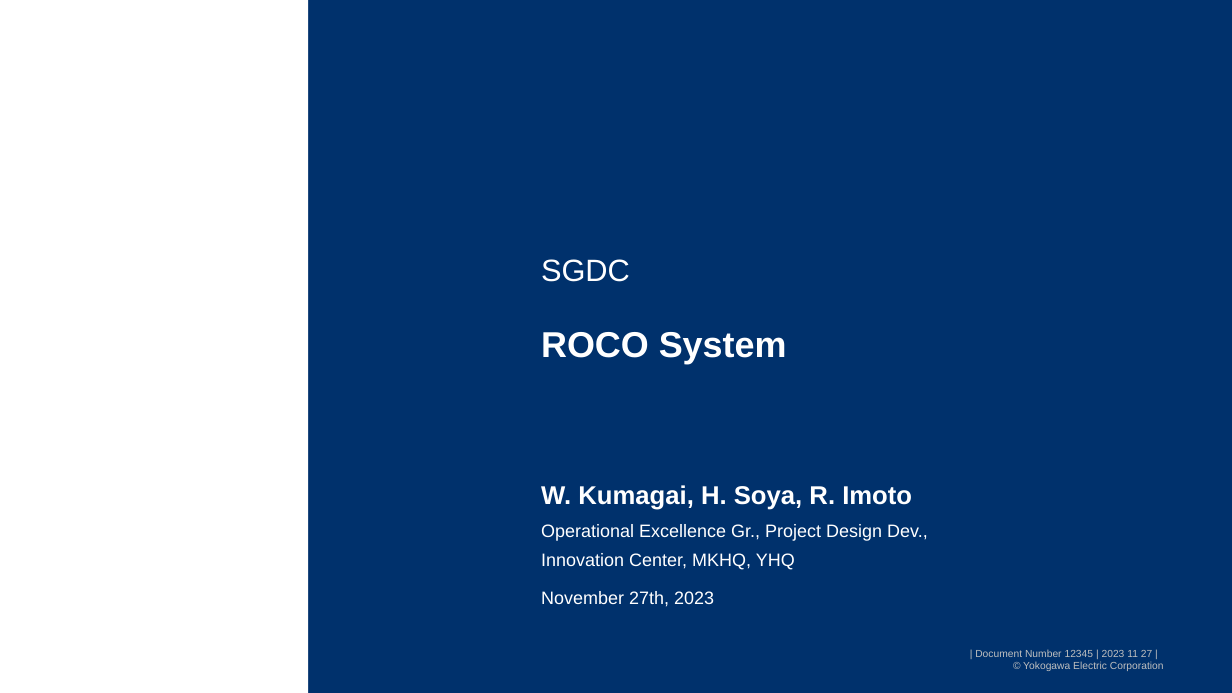
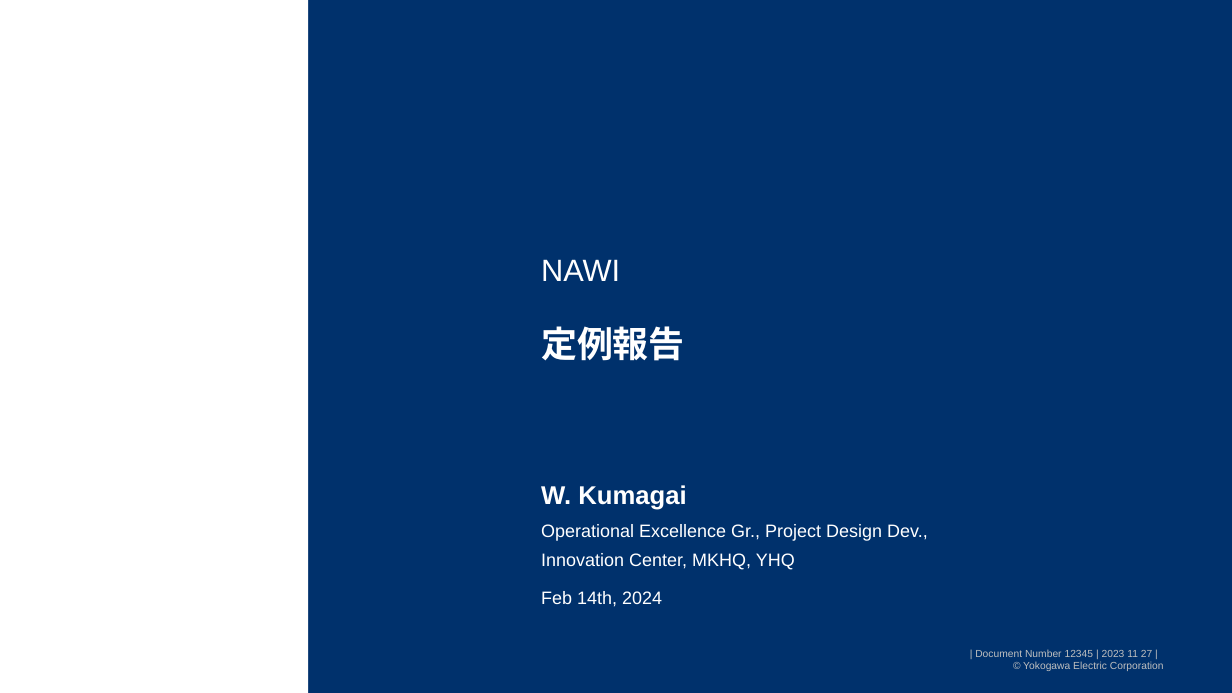
Before and after one commit to watarukumagai-git/opt, a slide deck: slide 1 of Reuse_Water/240214_NAWI定例_kuma.pptx. Drawn at 1232x693 pixels with LibreOffice and Linux fonts; fonts in the diff are those of the drawing; background and template pictures are left out. Boxes give left, top, right and bottom in pixels: in the first picture for what was removed or moved away, otherwise in the second. Text is boxed around its words. In the diff, an @@ line names an element or a change of style, - is before the commit and + after.

```diff
--- a/Reuse_Water/240214_NAWI定例_kuma.pptx
+++ b/Reuse_Water/240214_NAWI定例_kuma.pptx
@@ text at bbox=[541, 259, 620, 281]: text changed @@
-SGDC
+NAWI
@@ title at bbox=[541, 326, 685, 361]: text changed @@
-ROCO System
+定例報告
@@ text at bbox=[541, 485, 686, 510]: text changed @@
-W. Kumagai, H. Soya, R. Imoto
+W. Kumagai
@@ text at bbox=[541, 591, 662, 607]: text changed @@
-November 27th, 2023
+Feb 14th, 2024
```
Also in this commit, not shown: 2 slides added.
